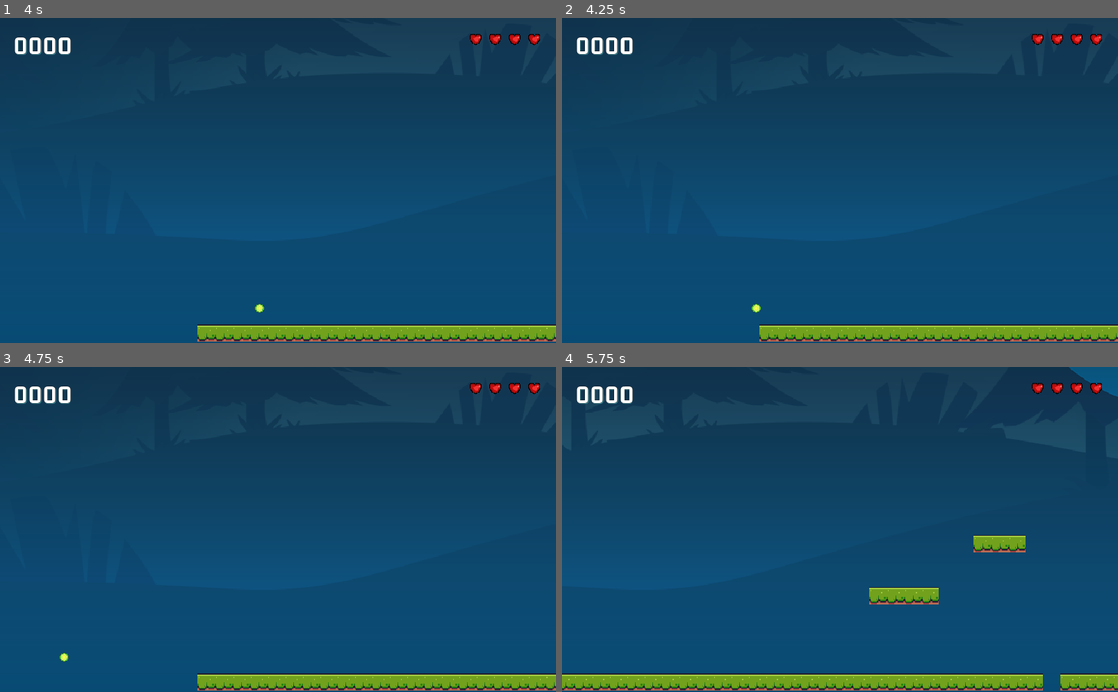
Above: before the commit, frames 1-4 (two rows, left to right).
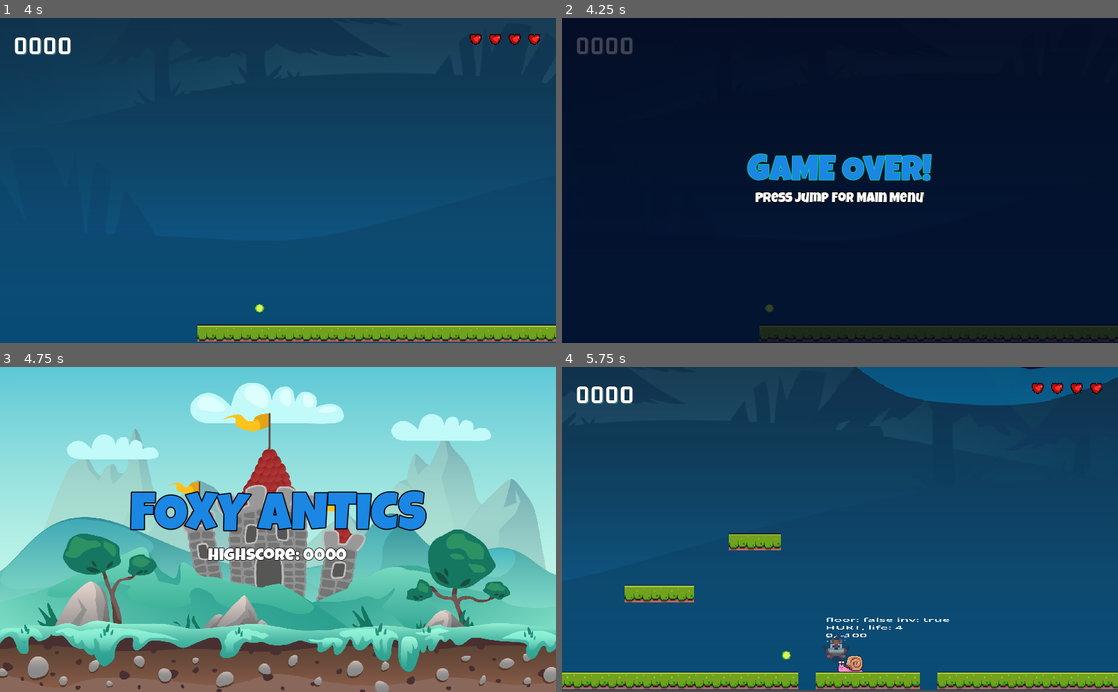
Above: after the commit, the same moments.

Repository: bluewind109/Foxy-Antics
Game: Godot game, scene res://main/main.tscn
Same seed, same stepped clock (60 frames per second), same inputs: the game is played once before the commit and once after it.
Inputs:
- Up to frame 1 (4 s): tap Enter at 0.5 s; hold Right (right) 0.53-2.03 s; tap Ctrl (shoot) every 0.75 s from 0.6 to 3.6 s; tap Space (jump) at 0.77, 1.52, 3.02, 3.77 s; hold Left (left) from 2.03 s (still down)
- Up to frame 2 (4.25 s): keep holding Left (left)
- Up to frame 3 (4.75 s): release Left (left) at 4.28 s; hold Right (right) from 4.28 s (still down); tap Ctrl (shoot) at 4.35 s; tap Space (jump) at 4.52 s
- Up to frame 4 (5.75 s): keep holding Right (right); tap Space (jump) at 5 s; tap Ctrl (shoot) at 5.1 s

Frame 1 is identical in both runs. In frame 2, 100% of the frame differs, in the area x 0-100%, y 0-100%; in frame 3, 100%; in frame 4, 11%.

Commit message:
Implement death on falling off the map

Diff:
--- a/player/player.gd
+++ b/player/player.gd
@@ -17,6 +17,7 @@
 const MAX_FALL_SPEED: float = 400.0
 const JUMP_VELOCITY: float = -400.0
 const HURT_JUMP_VELOCITY: Vector2 = Vector2(0,-150.0)
+const FALLEN_OFF: float = 100.0
 
 enum PLAYER_STATE { IDLE, RUN, JUMP, FALL, HURT }
 var _state = PLAYER_STATE.IDLE
@@ -28,6 +29,8 @@
 
 
 func _physics_process(delta):
+	fallen_off()
+
 	if (is_on_floor() == false):
 		velocity.y += GRAVITY * delta
 
@@ -48,6 +51,13 @@
 		PLAYER_STATE.keys()[_state], _life
 	]
 	debug_label.text += "\n%.0f, %.0f" % [velocity.x, velocity.y]
+
+
+func fallen_off() -> void:
+	if (global_position.y < FALLEN_OFF): return
+
+	_life = 1
+	reduce_life()
 
 
 func shoot() -> void:
